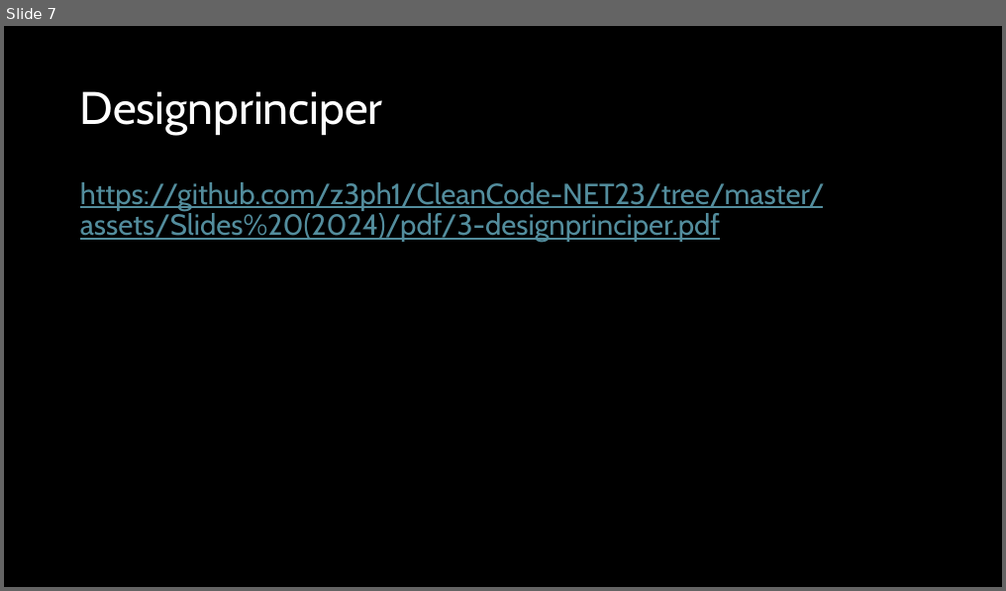
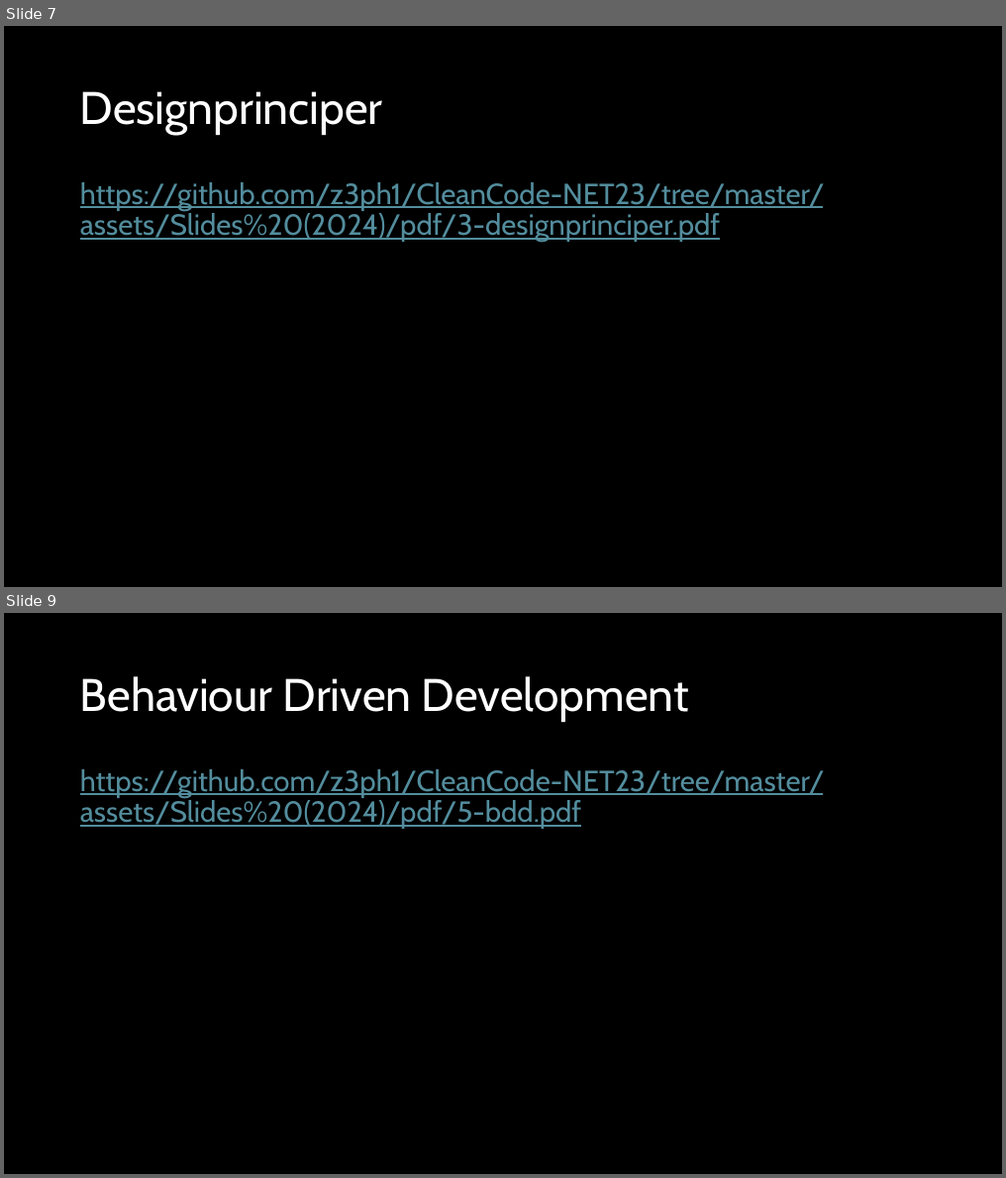
Before and after one commit to z3ph1/CleanCode-NET23, a slide deck: assets/Slides (2024)/pptx/1-cleancode.pptx. Shown one above the other, each under a label of ours: slide 7 before the commit, slides 7 and 9 after it; the slides between them are not shown. The pictures are 1006x591 and 1006x1178 pixels, drawn with LibreOffice and Linux fonts; fonts in the diff are those of the drawing. Boxes give left, top, right and bottom in pixels: in the first picture for what was removed or moved away, otherwise in the second. Text is boxed around its words. In the diff, an @@ line names an element or a change of style, - is before the commit and + after.

```diff
--- a/assets/Slides (2024)/pptx/1-cleancode.pptx
+++ b/assets/Slides (2024)/pptx/1-cleancode.pptx
@@ slide 9 added at bbox=[4, 613, 1002, 1174], background #000000 @@
@@ title added at bbox=[80, 676, 689, 722], 44 pt, text #FFFFFF @@
+Behaviour Driven Development
@@ text added at bbox=[80, 769, 825, 829], 28 pt, text #538D9D, underline @@
+https://github.com/z3ph1/CleanCode-NET23/tree/master/assets/Slides%20(2024)/pdf/5-bdd.pdf
```
Also in this commit, not shown: 5 other slides added, 28 other files.
